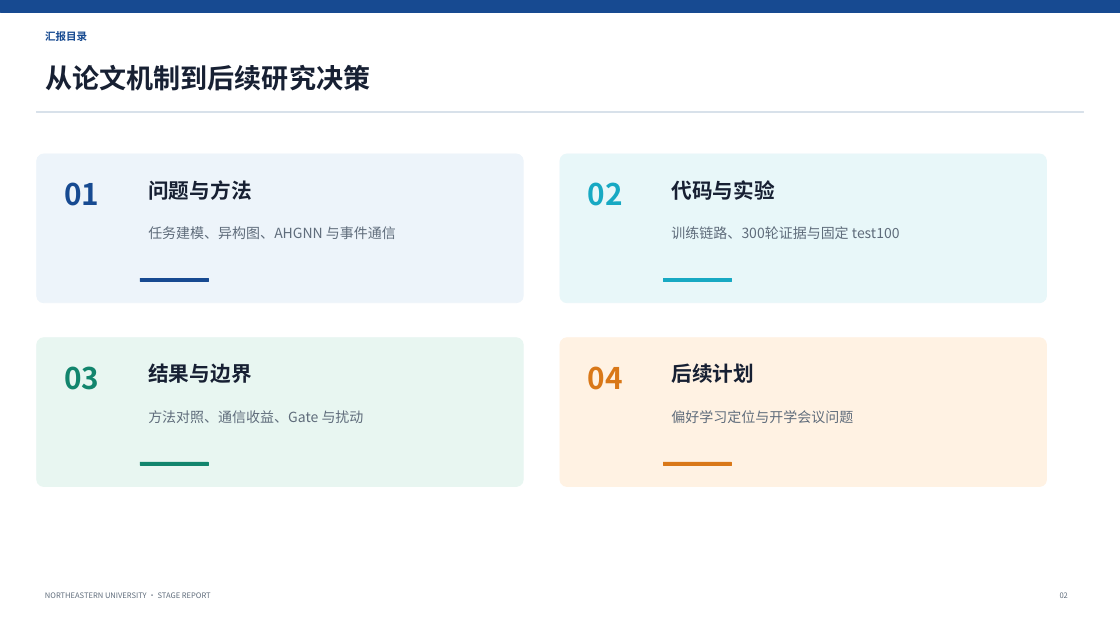
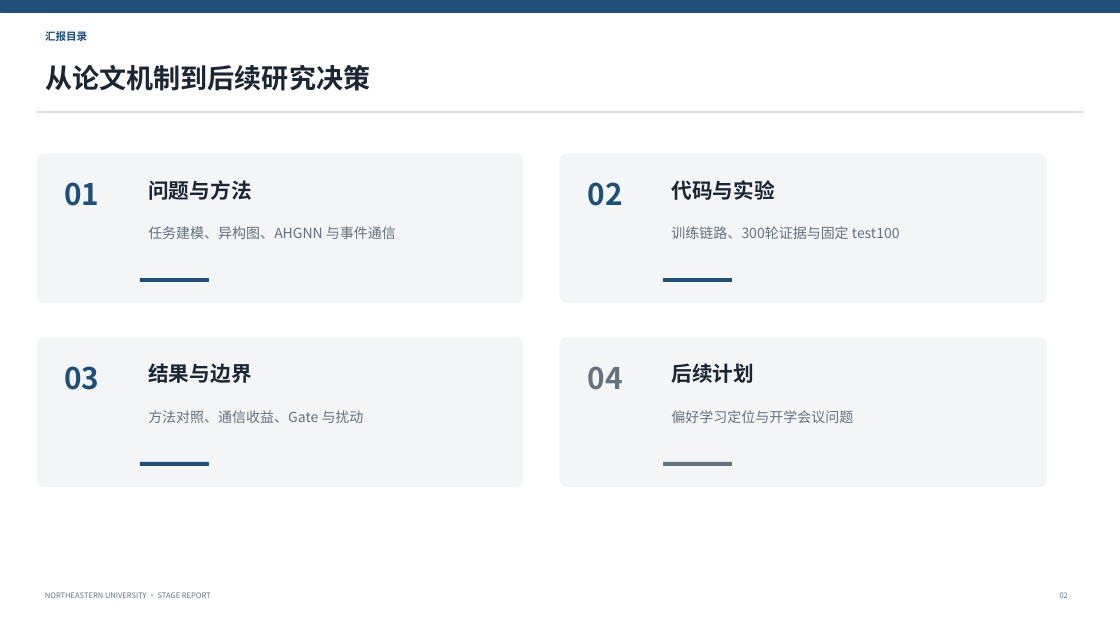
Before and after one commit to Battleplus/GPPO, a slide deck: slide 2 of deliverables/meeting_prep/GPPO_开学汇报_第一篇论文复现与GRPO展望.pptx. Drawn at 1120x630 pixels with LibreOffice and Linux fonts; fonts in the diff are those of the drawing. Boxes give left, top, right and bottom in pixels: in the first picture for what was removed or moved away, otherwise in the second. Text is boxed around its words. In the diff, an @@ line names an element or a change of style, - is before the commit and + after.

Commit message:
simplify GPPO report presentation style

```diff
--- a/deliverables/meeting_prep/GPPO_开学汇报_第一篇论文复现与GRPO展望.pptx
+++ b/deliverables/meeting_prep/GPPO_开学汇报_第一篇论文复现与GRPO展望.pptx
@@ rectangle at [0,0,1120,13]: fill #174A91 to #1F4E79; outline #174A91 0.75 pt to #1F4E79 0.75 pt @@
@@ text "汇报目录" at [45,31,87,41]: text colour #174A91 to #1F4E79 @@
@@ rounded rectangle at [37,154,523,302]: fill #EDF4FA to #F3F5F7; outline #EDF4FA 0.75 pt to #F3F5F7 0.75 pt @@
@@ text "01" at [64,182,99,206]: text colour #174A91 to #1F4E79 @@
@@ rounded rectangle at [560,154,1047,302]: fill #E8F7F9 to #F3F5F7; outline #E8F7F9 0.75 pt to #F3F5F7 0.75 pt @@
@@ text "02" at [587,182,622,206]: text colour #17A9C3 to #1F4E79 @@
@@ rectangle at [140,278,208,281]: fill #174A91 to #1F4E79; outline #174A91 0.75 pt to #1F4E79 0.75 pt @@
@@ rectangle at [664,278,732,281]: fill #17A9C3 to #1F4E79; outline #17A9C3 0.75 pt to #1F4E79 0.75 pt @@
@@ rounded rectangle at [37,338,523,486]: fill #E8F6F1 to #F3F5F7; outline #E8F6F1 0.75 pt to #F3F5F7 0.75 pt @@
@@ text "03" at [64,366,99,390]: text colour #12856D to #1F4E79 @@
@@ rounded rectangle at [560,338,1047,486]: fill #FFF2E3 to #F3F5F7; outline #FFF2E3 0.75 pt to #F3F5F7 0.75 pt @@
@@ text "04" at [587,366,622,390]: text colour #D97818 to #66717E @@
@@ text "后续计划" at [671,363,754,383]: text colour #172033 to #1C2533 @@
@@ text "偏好学习定位与开学会议问题" at [671,410,853,423]: text colour #5F6C7B to #66717E @@
@@ rectangle at [140,462,208,465]: fill #12856D to #1F4E79; outline #12856D 0.75 pt to #1F4E79 0.75 pt @@
@@ rectangle at [664,462,732,465]: fill #D97818 to #66717E; outline #D97818 0.75 pt to #66717E 0.75 pt @@
```
Also in this commit, not shown: 14 other slides changed.
